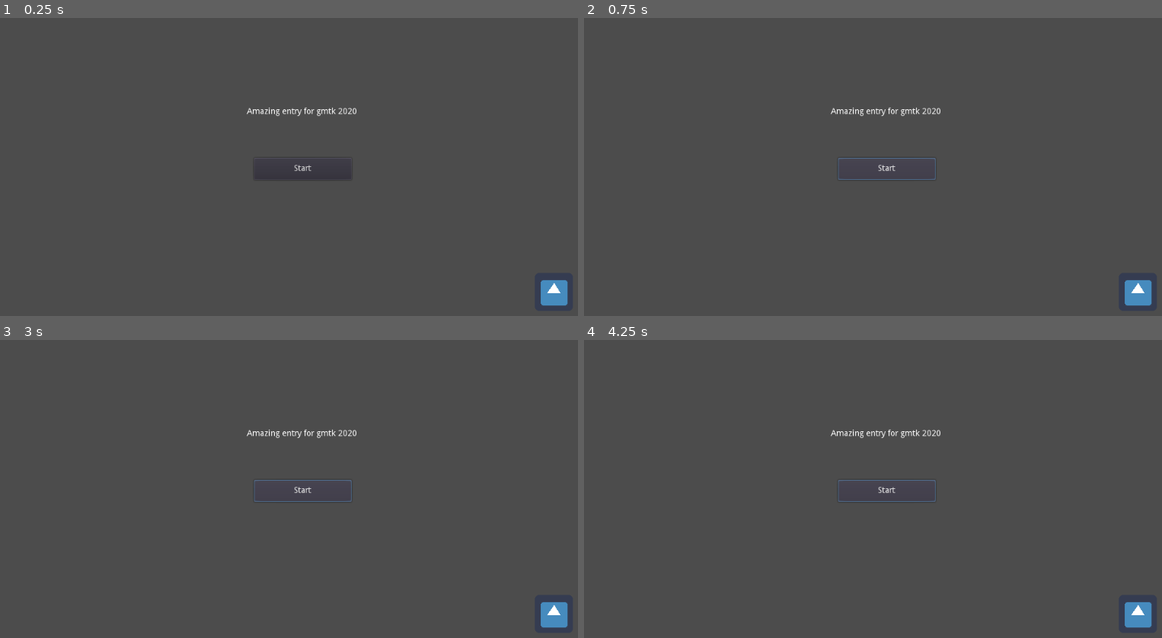
Above: before the commit, frames 1-4 (two rows, left to right).
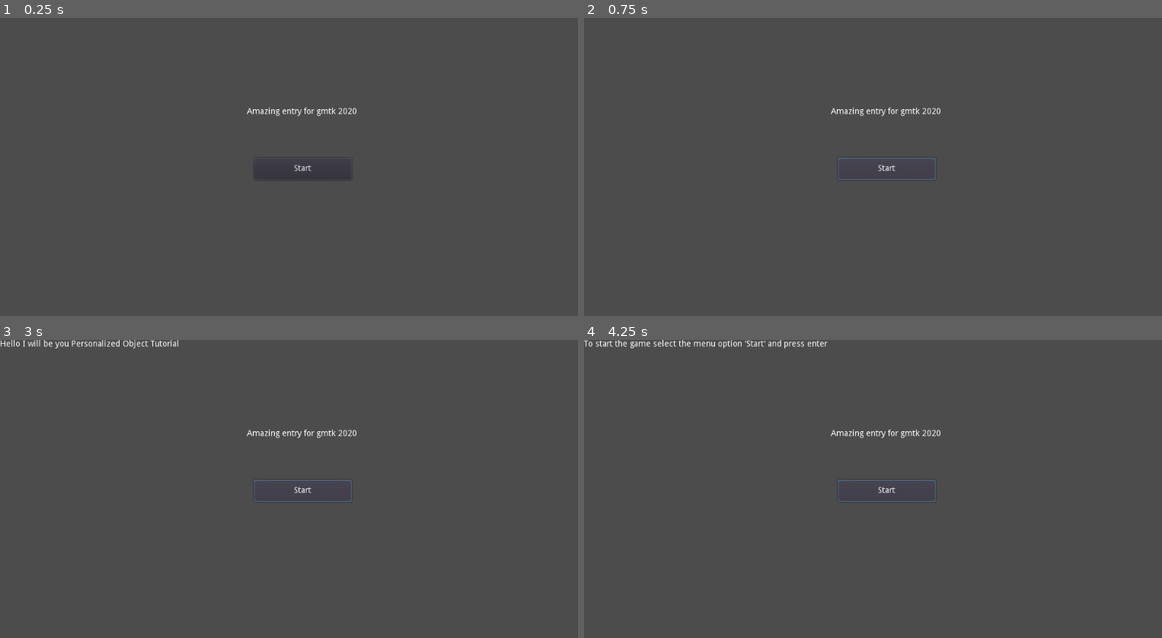
Above: after the commit, the same moments.

Repository: grunkgrunk/gmtk-2020
Game: Godot game, scene res://world.tscn
Same seed, same stepped clock (60 frames per second), same inputs: the game is played once before the commit and once after it. The engine's default icon, where the game draws it, is replaced by a stand-in: a white triangle on a blue panel in a dark square.
Inputs:
- Up to frame 1 (0.25 s): no input
- Up to frame 2 (0.75 s): click "Start" at 0.5 s
- Up to frame 3 (3 s): click "Start" at 1.25 s; click "Start" at 2 s; tap Enter (ui_accept) at 2.75 s
- Up to frame 4 (4.25 s): tap Enter (ui_accept) at 3.02, 3.5, 3.77 s

The runs differ from the first frame. In frame 1, 0.4% of the frame differs, in the area x 93-99%, y 88-97%; in frame 2, 0.4%; in frame 3, 0.7%; in frame 4, 0.8%, in the area x 0-99%, y 0-97%.
Error after the commit: Invalid get index '3' (on base: 'Array'). (res://tut.gd:17)

Commit message:
yo

Diff:
--- /dev/null
+++ b/game/start.gd
@@ -0,0 +1,10 @@
+extends Control
+
+signal start_pressed
+
+func _ready():
+	pass # Replace with function body.
+
+
+func _on_Button_pressed():
+	emit_signal("start_pressed")
--- a/game/start.tscn
+++ b/game/start.tscn
@@ -1,8 +1,11 @@
-[gd_scene format=2]
+[gd_scene load_steps=2 format=2]
+
+[ext_resource path="res://start.gd" type="Script" id=1]
 
 [node name="start" type="Control"]
 anchor_right = 1.0
 anchor_bottom = 1.0
+script = ExtResource( 1 )
 __meta__ = {
 "_edit_use_anchors_": false
 }
@@ -23,3 +26,4 @@
 margin_right = 600.0
 margin_bottom = 165.0
 text = "Amazing entry for gmtk 2020"
+[connection signal="pressed" from="Button" to="." method="_on_Button_pressed"]
--- a/game/Tut.gd
+++ b/game/tut.gd
@@ -1,13 +1,10 @@
-extends Node
-
-
-# Declare member variables here. Examples:
-# var a = 2
-# var b = "text"
+extends Control
 
 var i = 0
+var texts = ["Hello I will be you Personalized Object Tutorial","You can call me P.O.T.", "To start the game select the menu option 'Start' and press enter"]
 
-var texts = ["Hello I will be you Personalized Object Tutorial","You can call me P.O.T.", "To start the game select the menu option 'Start' and press enter"]
+var times_start_pressed = 0
+
 # Called when the node enters the scene tree for the first time.
 func _ready():
 	pass #  with function body.
@@ -23,3 +20,8 @@
 func _input(event):
 	if(event.is_action_pressed("ui_accept")):
 		next()
+
+
+
+func _on_start_start_pressed():
+	pass # Replace with function body.
--- a/game/Tut.tscn
+++ b/game/tut.tscn
@@ -1,9 +1,12 @@
 [gd_scene load_steps=2 format=2]
 
-[ext_resource path="res://Tut.gd" type="Script" id=1]
+[ext_resource path="res://tut.gd" type="Script" id=1]
 
-[node name="Tut" type="Node"]
+[node name="tut" type="Control"]
 script = ExtResource( 1 )
+__meta__ = {
+"_edit_use_anchors_": false
+}
 
 [node name="Text" type="RichTextLabel" parent="."]
 margin_right = 501.0
--- a/game/world.gd
+++ b/game/world.gd
@@ -6,7 +6,6 @@
 # var b = "text"
 var pos = Vector2()
 
-
 # Called when the node enters the scene tree for the first time.
 func _ready():
 	pass # Replace with function body.
@@ -14,7 +13,8 @@
 
 # Called every frame. 'delta' is the elapsed time since the previous frame.
 func _process(delta):
-	var screen_size = OS.get_screen_size()
-	var window_size = OS.get_window_size()
-	OS.set_window_position(pos)
-	pos += Vector2(1, 0)
+	#var screen_size = OS.get_screen_size()
+	#var window_size = OS.get_window_size()
+	#OS.set_window_position(pos)
+	#pos += Vector2(1, 0)
+	pass
--- a/game/world.tscn
+++ b/game/world.tscn
@@ -1,14 +1,13 @@
 [gd_scene load_steps=4 format=2]
 
-[ext_resource path="res://icon.png" type="Texture" id=1]
 [ext_resource path="res://start.tscn" type="PackedScene" id=2]
 [ext_resource path="res://world.gd" type="Script" id=3]
+[ext_resource path="res://tut.tscn" type="PackedScene" id=4]
 
 [node name="world" type="Node2D"]
 script = ExtResource( 3 )
 
 [node name="start" parent="." instance=ExtResource( 2 )]
 
-[node name="tutor" type="Sprite" parent="."]
-position = Vector2( 931, 462 )
-texture = ExtResource( 1 )
+[node name="tut" parent="." instance=ExtResource( 4 )]
+[connection signal="start_pressed" from="start" to="tut" method="_on_start_start_pressed"]
